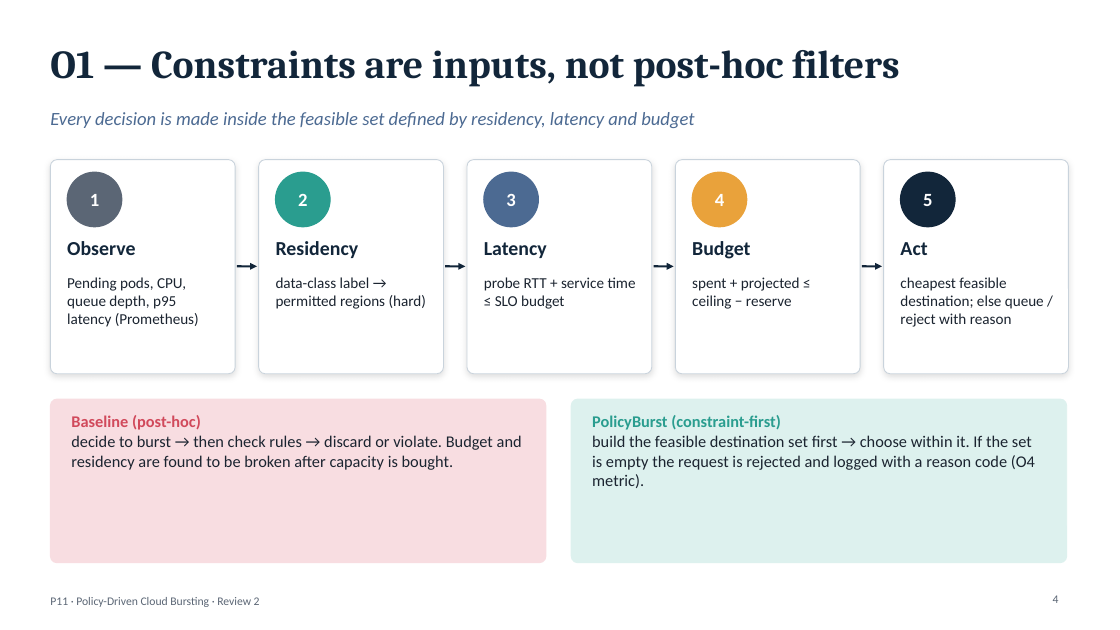
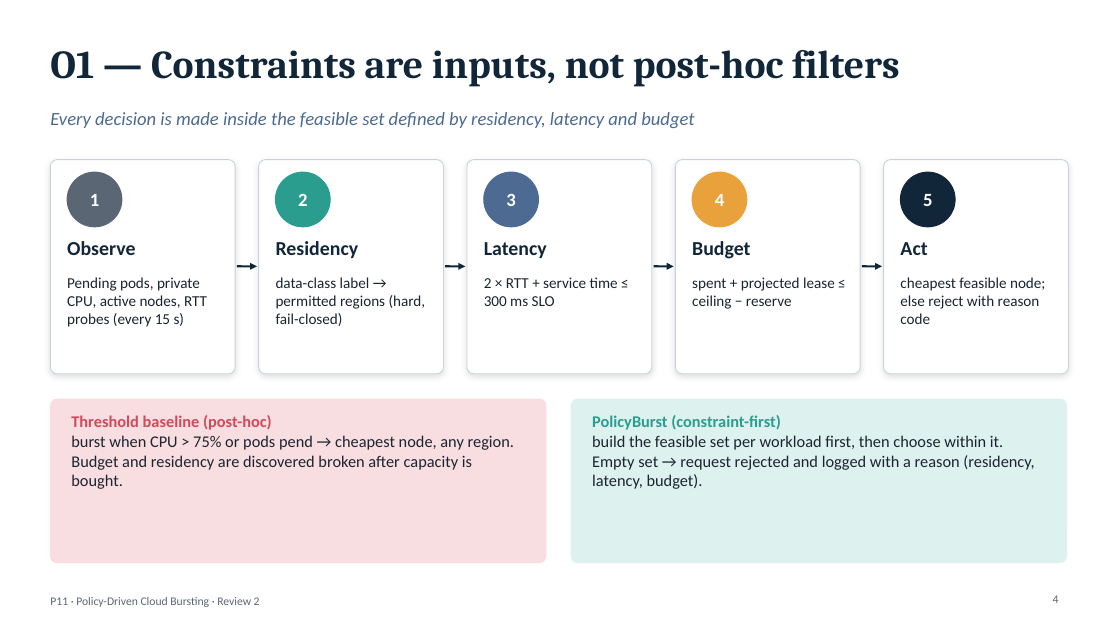
Before and after one commit to AviatorRoyal/cloud-burst, a slide deck: slide 4 of P11_Review2_Implementation_and_Results.pptx. Drawn at 1120x630 pixels with LibreOffice and Linux fonts; fonts in the diff are those of the drawing. Boxes give left, top, right and bottom in pixels: in the first picture for what was removed or moved away, otherwise in the second. Text is boxed around its words. In the diff, an @@ line names an element or a change of style, - is before the commit and + after.

Commit message:
Final decks for all three reviews and the research paper
- Review 1 and 2 rebuilt from measured testbed and simulation data
  (no placeholders); previous-review wording removed from Review 2
- Review 3 (final) deck
- Research paper (21 pages, .docx and .pdf) generated from the results

```diff
--- a/P11_Review2_Implementation_and_Results.pptx
+++ b/P11_Review2_Implementation_and_Results.pptx
@@ text at (x1=67, y1=277, x2=207, y2=327): text changed @@
-Pending pods, CPU, queue depth, p95 latency (Prometheus)
+Pending pods, private CPU, active nodes, RTT probes (every 15 s)
@@ text at (x1=276, y1=277, x2=426, y2=326): text changed @@
-data-class label → permitted regions (hard)
+data-class label → permitted regions (hard, fail-closed)
@@ text at (x1=484, y1=277, x2=618, y2=306): text changed @@
-probe RTT + service time ≤ SLO budget
+2 × RTT + service time ≤ 300 ms SLO
@@ text at (x1=692, y1=277, x2=835, y2=309): text changed @@
-spent + projected ≤ ceiling − reserve
+spent + projected lease ≤ ceiling − reserve
@@ text at (x1=900, y1=277, x2=1045, y2=324): text changed @@
-cheapest feasible destination; else queue / reject with reason
+cheapest feasible node; else reject with reason code
@@ text at (x1=71, y1=415, x2=514, y2=489): text changed @@
-Baseline (post-hoc)
-decide to burst → then check rules → discard or violate. Budget and residency are found to be broken after capacity is bought.
+Threshold baseline (post-hoc)
+burst when CPU > 75% or pods pend → cheapest node, any region. Budget and residency are discovered broken after capacity is bought.
@@ text at (x1=592, y1=435, x2=1034, y2=489): text changed @@
-build the feasible destination set first → choose within it. If the set is empty the request is rejected and logged with a reason code (O4 metric).
+build the feasible set per workload first, then choose within it. Empty set → request rejected and logged with a reason (residency, latency, budget).
```
Also in this commit, not shown: 11 other slides changed, 3 slides added, 1 slide removed, 5 other files.
